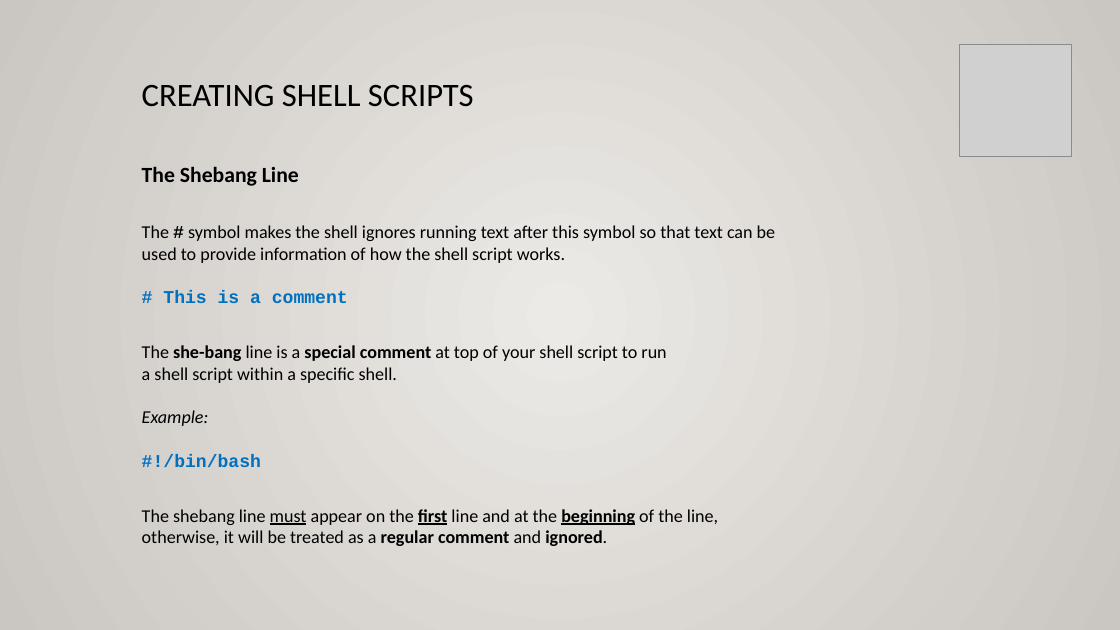
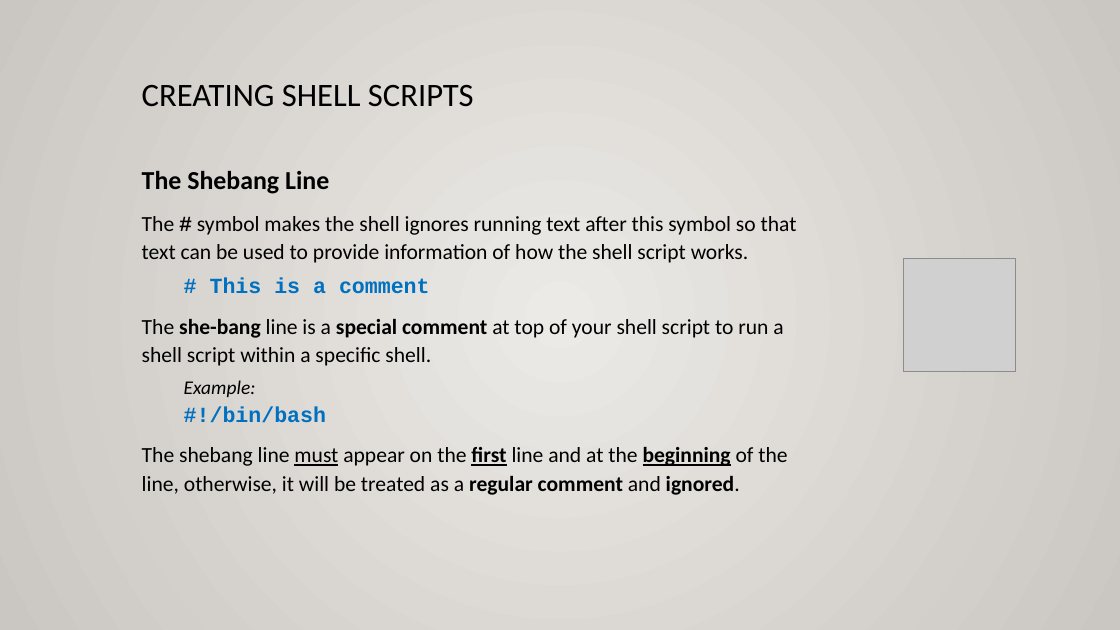
Before and after one commit to ULI101/slides, a slide deck: slide 6 of ULI101-11.1.pptx. Drawn at 1120x630 pixels with LibreOffice and Linux fonts; fonts in the diff are those of the drawing; grey boxes stand for pictures. Boxes give left, top, right and bottom in pixels: in the first picture for what was removed or moved away, otherwise in the second. Text is boxed around its words. In the diff, an @@ line names an element or a change of style, - is before the commit and + after.

```diff
--- a/ULI101-11.1.pptx
+++ b/ULI101-11.1.pptx
@@ text at <box>142,171,787,495</box>: size 18.6 to 22.2 pt in "The Shebang Line"; size 15.5 to 18.5 pt in "The shebang line must appear on the ..."; line spacing 1 to 1.1 @@
@@ text at <box>142,216,797,423</box>: text changed; size 15.5 to 18.5 pt @@
-The # symbol makes the shell ignores running text after this symbol so that text can be used to provide information of how the shell script works.
-# This is a comment
-The she-bang line is a special comment at top of your shell script to run
-a shell script within a specific shell.
-Example:
-#!/bin/bash
+The # symbol makes the shell ignores running text after this symbol so that text can be used to provide information of how the shell script works.
+  # This is a comment
+The she-bang line is a special comment at top of your shell script to run a shell script within a specific shell.
+  Example:
+  #!/bin/bash
@@ picture: place and size @@
-picture at <box>960,45,1072,157</box>
+picture at <box>903,259,1016,371</box>
```
Also in this commit, not shown: 18 other slides changed, 3 other files.
